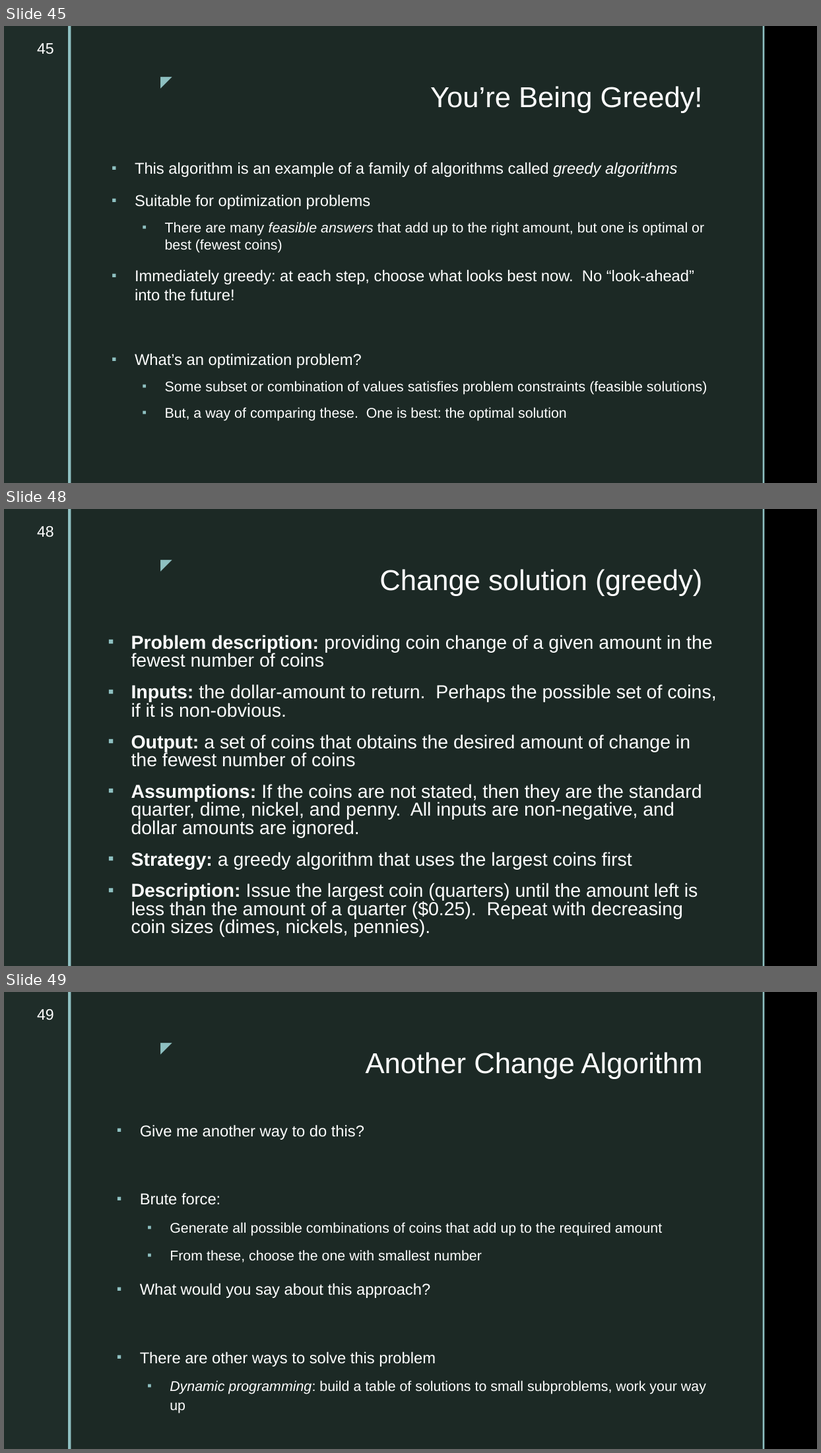
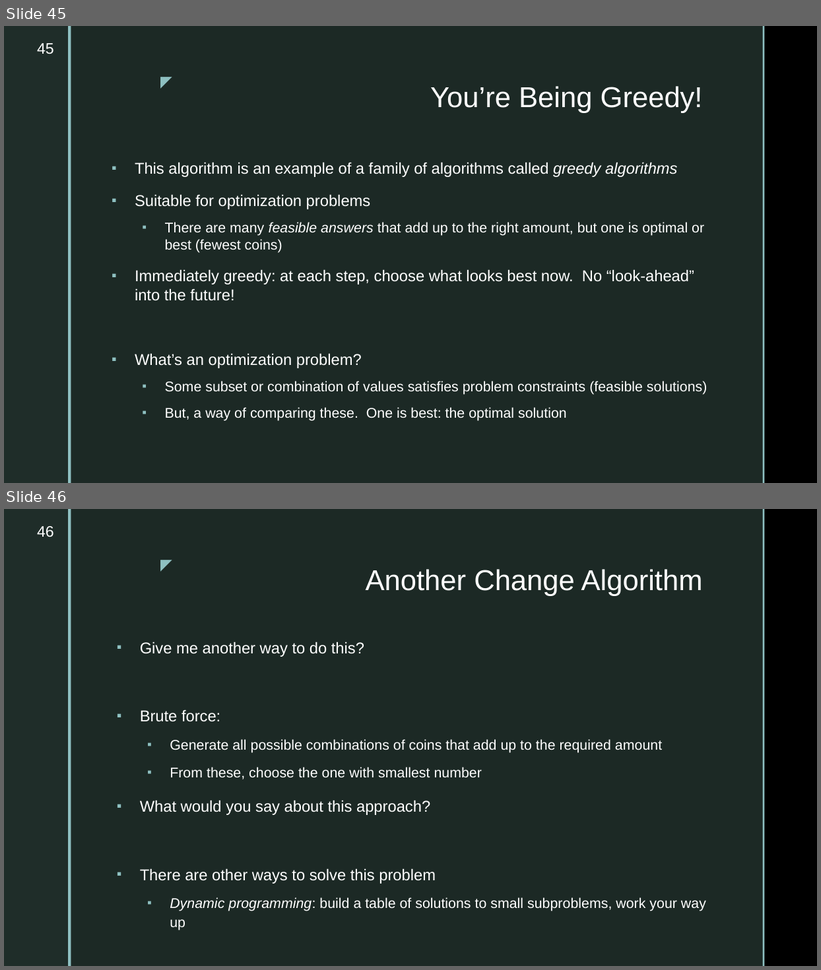
Before and after one commit to markfloryan/dsa2, a slide deck: slides/00-courseintroduction.pptx. Shown one above the other, each under a label of ours: slides 45, 48 and 49 before the commit, slides 45 and 46 after it; the slides between them are not shown. The pictures are 821x1453 and 821x970 pixels, drawn with LibreOffice and Linux fonts; fonts in the diff are those of the drawing; background and template pictures are left out. Boxes give left, top, right and bottom in pixels: in the first picture for what was removed or moved away, otherwise in the second. Text is boxed around its words. In the diff, an @@ line names an element or a change of style, - is before the commit and + after.

```diff
--- a/slides/00-courseintroduction.pptx
+++ b/slides/00-courseintroduction.pptx
@@ slide 48 removed at (4, 509, 817, 966), background picture (left out); not listed: 5 template elements that a slide beside it also shows @@
@@ page number removed at (37, 526, 54, 537) @@
-48
@@ title removed at (380, 569, 702, 596) @@
-Change solution (greedy)
@@ text removed at (131, 635, 716, 937) @@
-▪ Problem description: providing coin change of a given amount in the fewest number of coins
-▪ Inputs: the dollar-amount to return. Perhaps the possible set of coins, if it is non-obvious.
-▪ Output: a set of coins that obtains the desired amount of change in the fewest number of coins
-▪ Assumptions: If the coins are not stated, then they are the standard quarter, dime, nickel, and penny. All inputs are non-negative, and dollar amounts are ignored.
-▪ Strategy: a greedy algorithm that uses the largest coins first
-▪ Description: Issue the largest coin (quarters) until the amount left is less than the amount of a quarter ($0.25). Repeat with decreasing coin sizes (dimes, nickels, pennies).
@@ what was slide 49 is now slide 46 @@
@@ page number at (37, 526, 54, 537): text changed @@
-49
+46
```
Also in this commit, not shown: 4 slides changed, 2 other slides removed.
